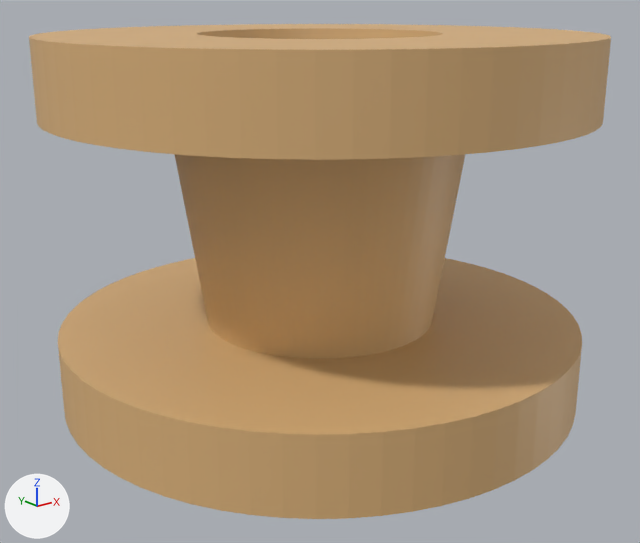
A saved change to the glTF model tests/via/build/Microvia_Test_Board/board.glb.
Rendered twice from a 50 mm camera at (0.004742, -0.005323, 0.001482) aimed at (0.004995, -0.005006, 0.001355). Arrows for +X, +Y and +Z are at lower left; the lights stay in place. The older version comes first. Vertices at exactly the same position are counted once.

The first picture shows 'Bare_Via_Tube_0', 'Unified_Net_1_Island_0', 'Unified_Net_1_Island_0.001'.
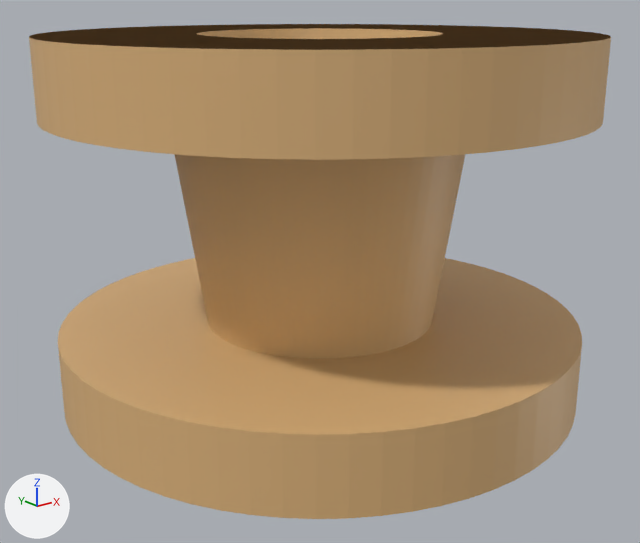
Edits to the scene script, one JSON object a line:
```json
{"block": "me_bare_via_tube_0", "where": "# used by ob_bare_via_tube_0; location = (0.0, 0.0, 0.0)"}
{"op": "remove", "block": "me_bare_via_tube_0", "code": "me_bare_via_tube_0.from_pydata(...)  # 256 vertices, 256 faces; spans x 0.004925..0.005075, y -0.005075..-0.004925, z 0.001295..0.001465"}
{"op": "add", "block": "me_bare_via_tube_0", "code": "me_bare_via_tube_0.from_pydata(...)  # 385 vertices, 448 faces; spans x 0.004875..0.005125, y -0.005125..-0.004875, z 0.001295..0.001465"}
{"block": "me_bare_via_tube_0", "change": "me_bare_via_tube_0 part 1"}
{"block": "me_bare_via_tube_0", "change": "64 vertices are added at x 0.004875..0.005125, y -0.005125..-0.004875, z 0.001465"}
{"block": "me_bare_via_tube_0", "change": "128 new faces join them"}
{"block": "me_bare_via_tube_0", "change": "other edits to the shape of me_bare_via_tube_0 do not show in these pictures"}
```

Changed parts and their boxes (x1, y1, x2, y2) in the pictures (640 x 543 px):
```json
{"object": "Bare_Via_Tube_0", "change": "reshaped", "before": [174, 28, 465, 359], "after": [30, 24, 611, 359]}
{"part": 1, "of": "me_bare_via_tube_0", "change": "added", "after": [30, 24, 611, 50], "on screen": "beige"}
```
